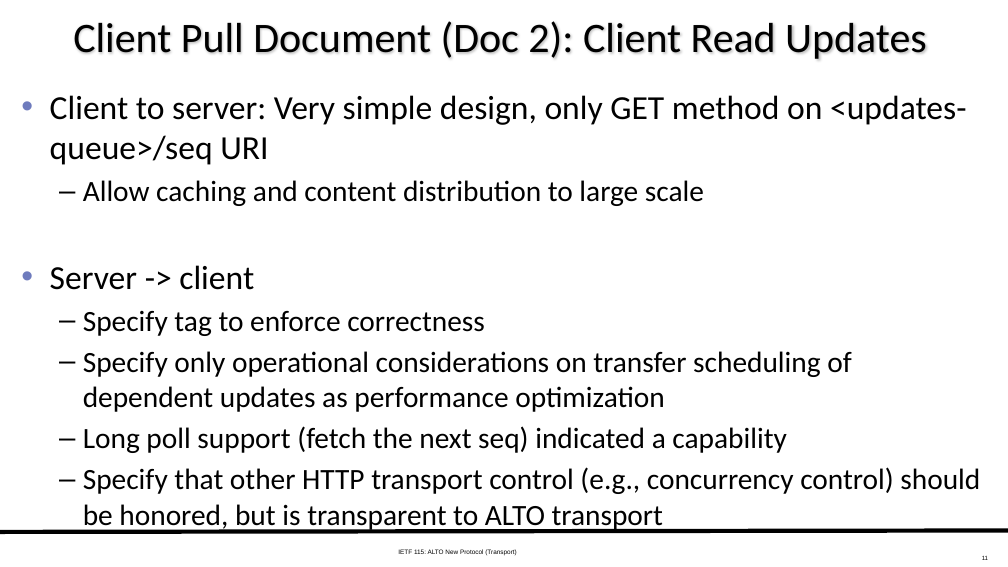
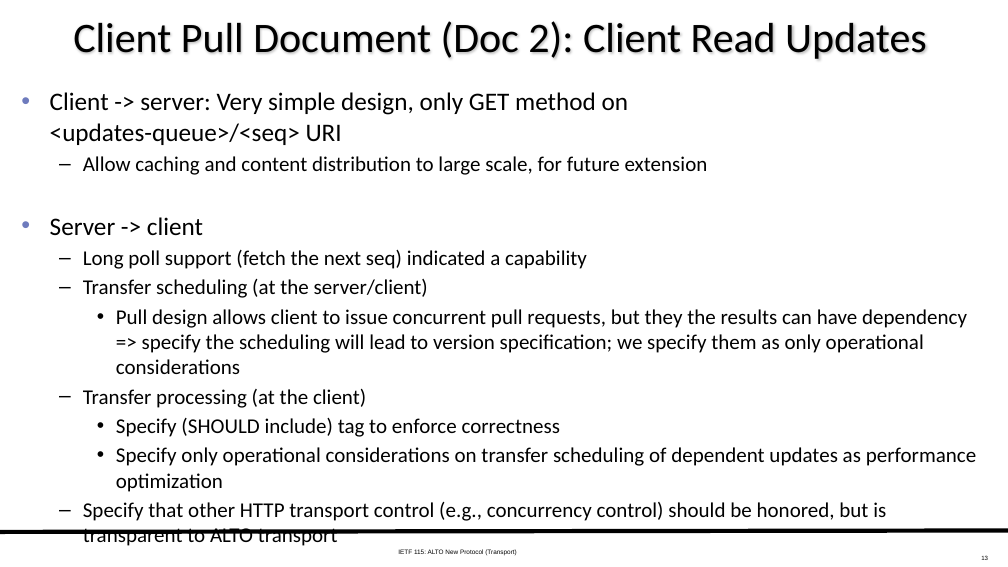
Before and after one commit to ietf-wg-alto/wg-materials, a slide deck: slide 13 of meetings-ietf/ietf-115/slides-115-alto-transport-11-11-working-11-05.pptx (slide 11 before the commit). Drawn at 1008x567 pixels with LibreOffice and Linux fonts; fonts in the diff are those of the drawing. Boxes give left, top, right and bottom in pixels: in the first picture for what was removed or moved away, otherwise in the second. Text is boxed around its words. In the diff, an @@ line names an element or a change of style, - is before the commit and + after.

```diff
--- a/meetings-ietf/ietf-115/slides-115-alto-transport-11-11-working-11-05.pptx
+++ b/meetings-ietf/ietf-115/slides-115-alto-transport-11-11-working-11-05.pptx
@@ text at bbox=[50, 92, 708, 175]: text changed; size 32 to 24 pt @@
-• Client to server: Very simple design, only GET method on <updates-queue>/seq URI
-  – Allow caching and content distribution to large scale
+• Client -> server: Very simple design, only GET method on
+  <updates-queue>/<seq> URI
+  – Allow caching and content distribution to large scale, for future extension
@@ text at bbox=[50, 217, 976, 521]: size 32 to 24 pt in "Server -> client"; size 28 to 20 pt in "Specify only operational considerations on transfer scheduli ...", "Specify that other HTTP transport control (e.g., ..."; less space between paragraphs; bullet – to •; list level 2 to 3 in "Specify only operational considerations on ..." @@
@@ text at bbox=[83, 250, 967, 437]: text changed; size 28 to 20 pt @@
-  – Specify tag to enforce correctness
+  – Long poll support (fetch the next seq) indicated a capability
+  – Transfer scheduling (at the server/client)
+    • Pull design allows client to issue concurrent pull requests, but they the results can have dependency => specify the scheduling will lead to version specification; we specify them as only operational considerations
+  – Transfer processing (at the client)
+    • Specify (SHOULD include) tag to enforce correctness
@@ text at bbox=[83, 426, 786, 453]: paragraph removed @@
-  – Long poll support (fetch the next seq) indicated a capability
```
Also in this commit, not shown: 8 other slides changed, 2 slides added, 9 other files.
